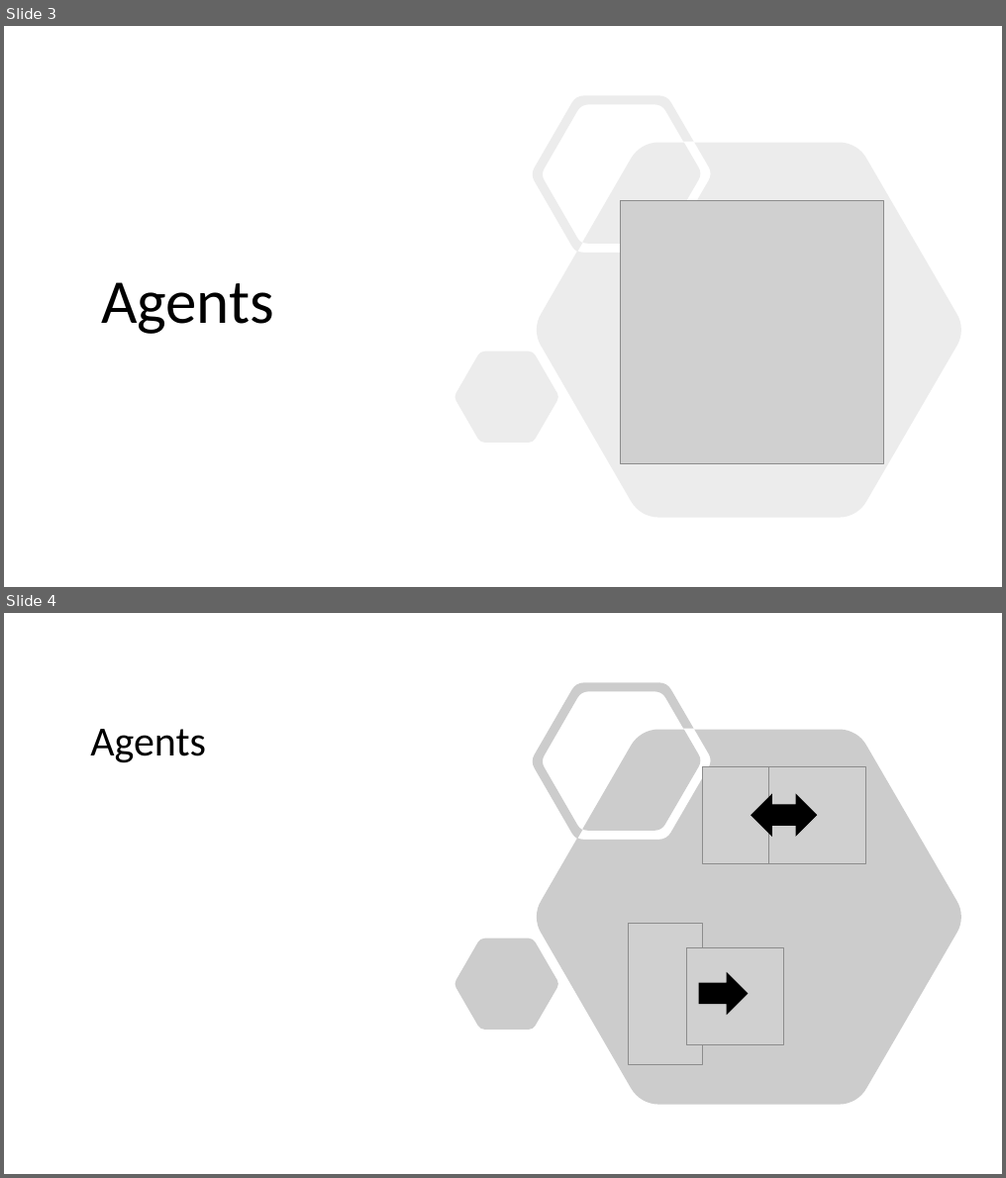
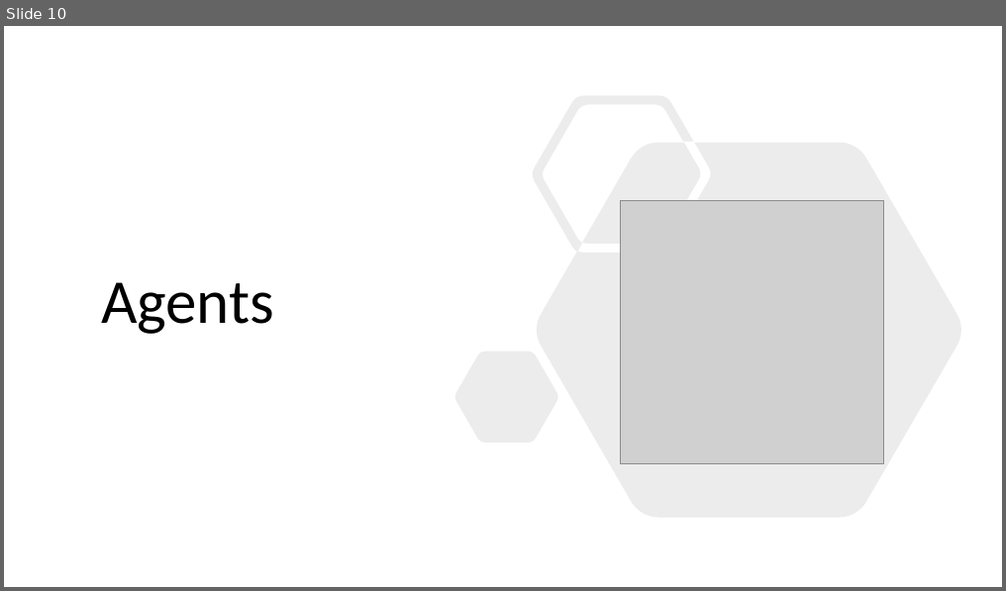
Before and after one commit to LorenzoFioroni/Modeling-pedestrian-flow-in-a-crowded-building, a slide deck: Modeling Pedestrian Flow in a Crowded Building.pptx. Shown one above the other, each under a label of ours: slides 3 and 4 before the commit, slide 10 after it. The pictures are 1006x1178 and 1006x591 pixels, drawn with LibreOffice and Linux fonts; fonts in the diff are those of the drawing; grey boxes stand for pictures. Boxes give left, top, right and bottom in pixels: in the first picture for what was removed or moved away, otherwise in the second. Text is boxed around its words. In the diff, an @@ line names an element or a change of style, - is before the commit and + after.

```diff
--- a/Modeling Pedestrian Flow in a Crowded Building.pptx
+++ b/Modeling Pedestrian Flow in a Crowded Building.pptx
@@ slide 4 removed at bbox=[4, 613, 1002, 1174], background #FFFFFF @@
@@ freeform shape removed at bbox=[455, 682, 961, 1105] @@
@@ title removed at bbox=[90, 729, 206, 763] @@
-Agents
@@ picture removed at bbox=[703, 766, 801, 863] @@
@@ picture removed at bbox=[768, 766, 865, 863] @@
@@ left right arrow removed at bbox=[751, 795, 816, 836] @@
@@ picture removed at bbox=[629, 923, 703, 1064] @@
@@ picture removed at bbox=[687, 948, 784, 1045] @@
@@ right arrow removed at bbox=[699, 973, 747, 1014] @@
@@ what was slide 3 is now slide 10 @@
```
Also in this commit, not shown: 4 slides changed, 11 slides added, 1 other slide removed.
